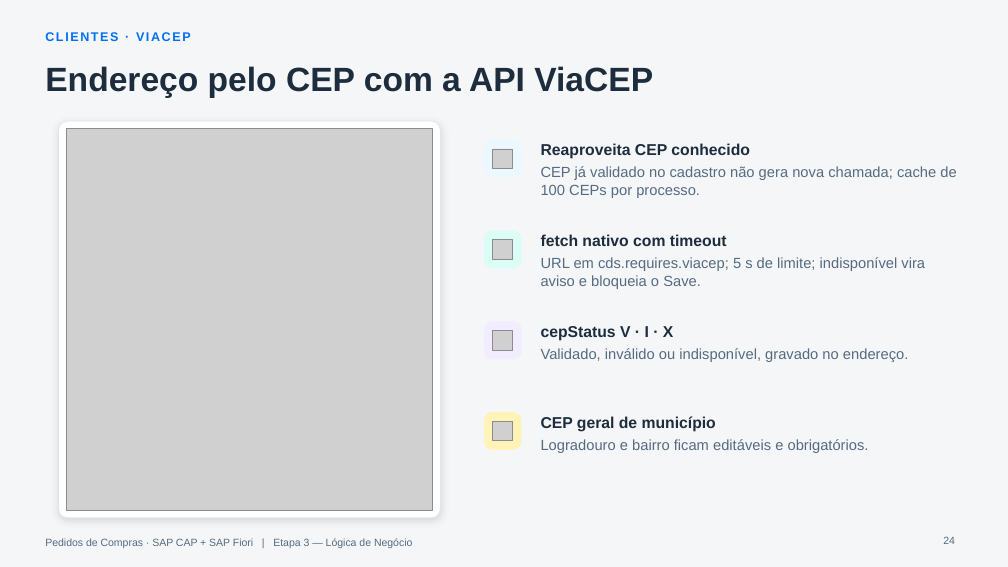
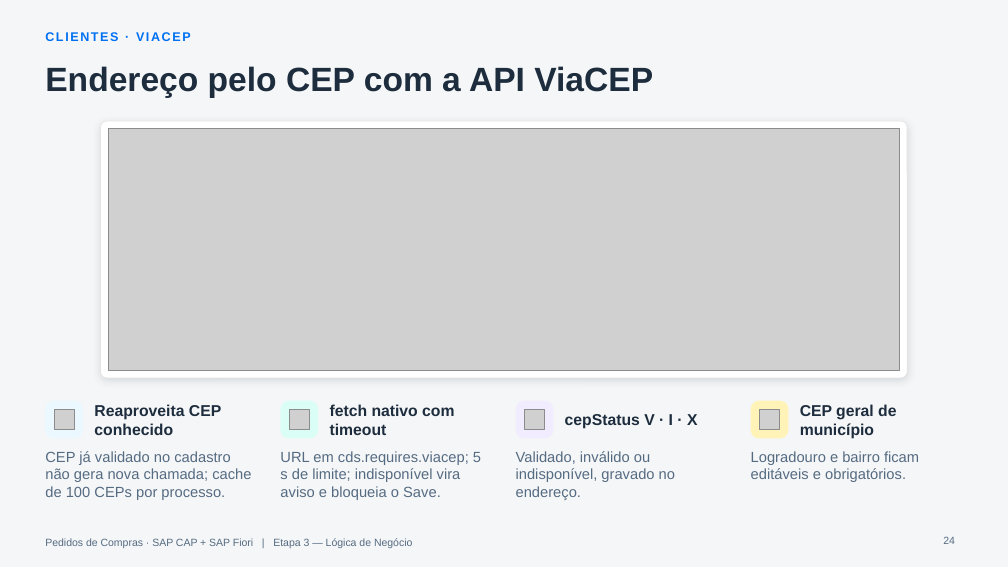
Before and after one commit to AdrianoBispo/sap-cap-nodejs-pedidos-de-compras-app, a slide deck: slide 24 of docs/apresentacoes/03-logica-de-negocio.pptx. Drawn at 1008x567 pixels with LibreOffice and Linux fonts; fonts in the diff are those of the drawing; grey boxes stand for pictures. Boxes give left, top, right and bottom in pixels: in the first picture for what was removed or moved away, otherwise in the second. Text is boxed around its words. In the diff, an @@ line names an element or a change of style, - is before the commit and + after.

```diff
--- a/docs/apresentacoes/03-logica-de-negocio.pptx
+++ b/docs/apresentacoes/03-logica-de-negocio.pptx
@@ rounded rectangle: place and size @@
-rounded rectangle at [58,121,440,518]
+rounded rectangle at [101,121,907,378]
@@ picture: place and size @@
-picture at [66,129,433,510]
+picture at [108,129,900,371]
@@ rounded rectangle: place and size @@
-rounded rectangle at [484,140,522,178]
+rounded rectangle at [45,401,83,439]
@@ picture: place and size @@
-picture at [493,149,513,169]
+picture at [54,410,74,430]
@@ text "Reaproveita CEP conhecido" rewrapped from [541,143,750,159] to [94,404,221,435] @@
@@ rounded rectangle: place and size @@
-rounded rectangle at [484,231,522,268]
+rounded rectangle at [281,401,318,439]
@@ picture: place and size @@
-picture at [493,240,513,259]
+picture at [290,410,309,430]
@@ text "fetch nativo com timeout" rewrapped from [541,234,727,246] to [330,404,454,435] @@
@@ rounded rectangle: place and size @@
-rounded rectangle at [484,321,522,359]
+rounded rectangle at [516,401,554,439]
@@ picture: place and size @@
-picture at [493,330,513,350]
+picture at [525,410,544,430]
@@ text "cepStatus V · I · ...": place and size @@
-text "cepStatus V · I · ..." at [541,326,673,341]
+text "cepStatus V · I · ..." at [565,414,697,429]
@@ rounded rectangle: place and size @@
-rounded rectangle at [484,412,522,450]
+rounded rectangle at [751,401,789,439]
@@ picture: place and size @@
-picture at [493,421,513,441]
+picture at [760,410,780,430]
@@ text "CEP geral de município" rewrapped from [541,416,716,432] to [800,404,896,439] @@
@@ text "CEP já validado no cadastro ..." rewrapped from [541,166,956,198] to [45,451,251,500] @@
@@ text "URL em cds.requires.viacep; 5 s ..." rewrapped from [541,257,925,289] to [280,451,481,500] @@
@@ text "Validado, inválido ou indisponível, gravado ..." rewrapped from [541,348,908,362] to [516,451,675,500] @@
@@ text "Logradouro e bairro ficam editáveis ..." rewrapped from [541,439,869,453] to [751,451,919,482] @@
```
Also in this commit, not shown: 4 other slides changed, 2 other files.
